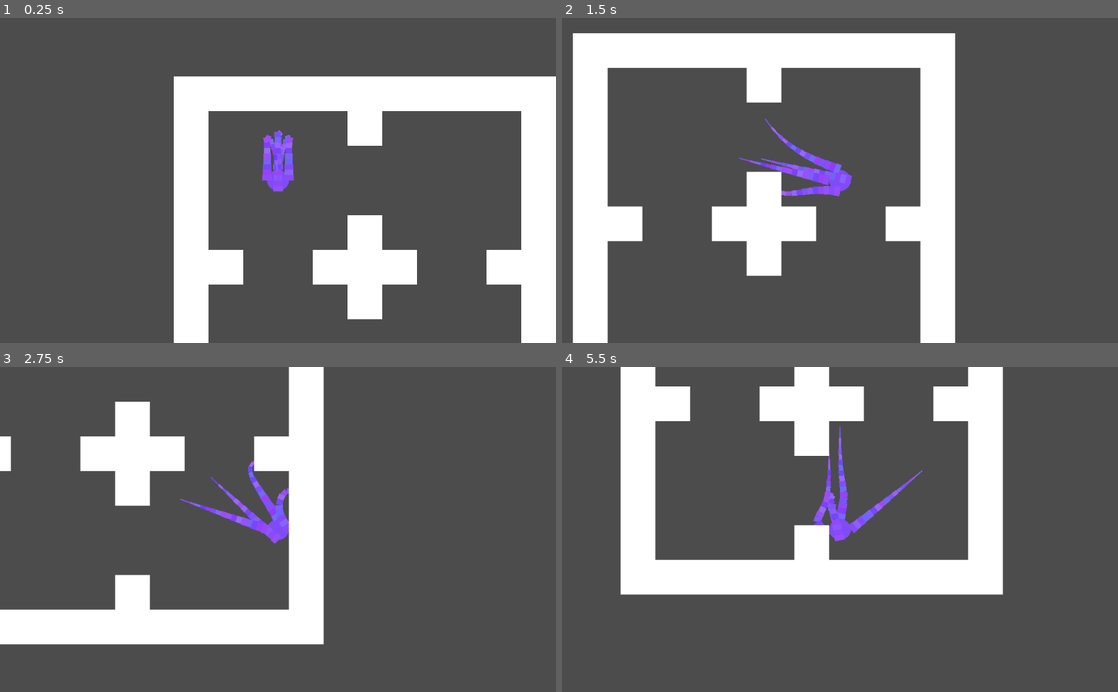
Above: before the commit, frames 1-4 (two rows, left to right).
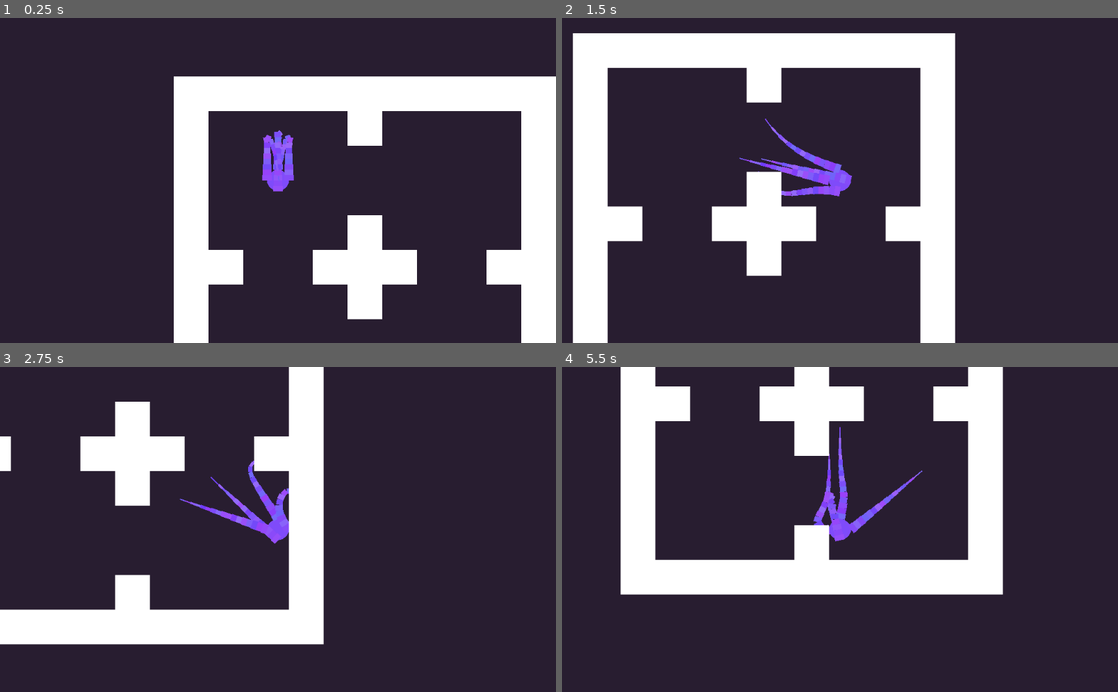
Above: after the commit, the same moments.

Repository: AGPritchard/inverse-kinematics
Game: Godot game, scene res://src/world/world.tscn
Two runs of this game, one before a commit and one after it. Both use one fixed random seed, a clock stepped at 60 frames per second and the inputs below. The project has no main scene, so this scene is started directly.
Inputs:
- Up to frame 1 (0.25 s): no input
- Up to frame 2 (1.5 s): tap Enter at 0.5 s; hold D (move_right) 0.53-1.28 s; hold S (move_down) from 1.28 s (still down)
- Up to frame 3 (2.75 s): release S (move_down) at 2.03 s; hold D (move_right) from 2.03 s (still down)
- Up to frame 4 (5.5 s): tap Space at 2.75, 5 s; release D (move_right) at 2.78 s; hold W (move_up) 2.78-3.53 s; tap Enter at 3.5 s; hold A (move_left) 3.53-5.03 s; hold S (move_down) from 5.03 s (still down)

The runs differ from the first frame. In frame 1, 78% of the frame differs, in the area x 0-100%, y 0-100%; in frame 2, 76%; in frame 3, 83%; in frame 4, 79%.

Commit message:
Update default clear colour

Diff:
--- /dev/null
+++ b/src/world/world.gd
@@ -0,0 +1,4 @@
+extends Node2D
+
+func _ready() -> void:
+	VisualServer.set_default_clear_color(Color8(41, 30, 49, 255))
--- a/src/world/world.tscn
+++ b/src/world/world.tscn
@@ -1,7 +1,8 @@
-[gd_scene load_steps=5 format=2]
+[gd_scene load_steps=6 format=2]
 
 [ext_resource path="res://src/creature/creature.tscn" type="PackedScene" id=1]
 [ext_resource path="res://assets/wall.png" type="Texture" id=2]
+[ext_resource path="res://src/world/world.gd" type="Script" id=3]
 
 [sub_resource type="ConvexPolygonShape2D" id=1]
 points = PoolVector2Array( 0, 0, 32, 0, 32, 32, 0, 32 )
@@ -30,6 +31,7 @@
 0/z_index = 0
 
 [node name="World" type="Node2D"]
+script = ExtResource( 3 )
 
 [node name="Creature" parent="." instance=ExtResource( 1 )]
 
